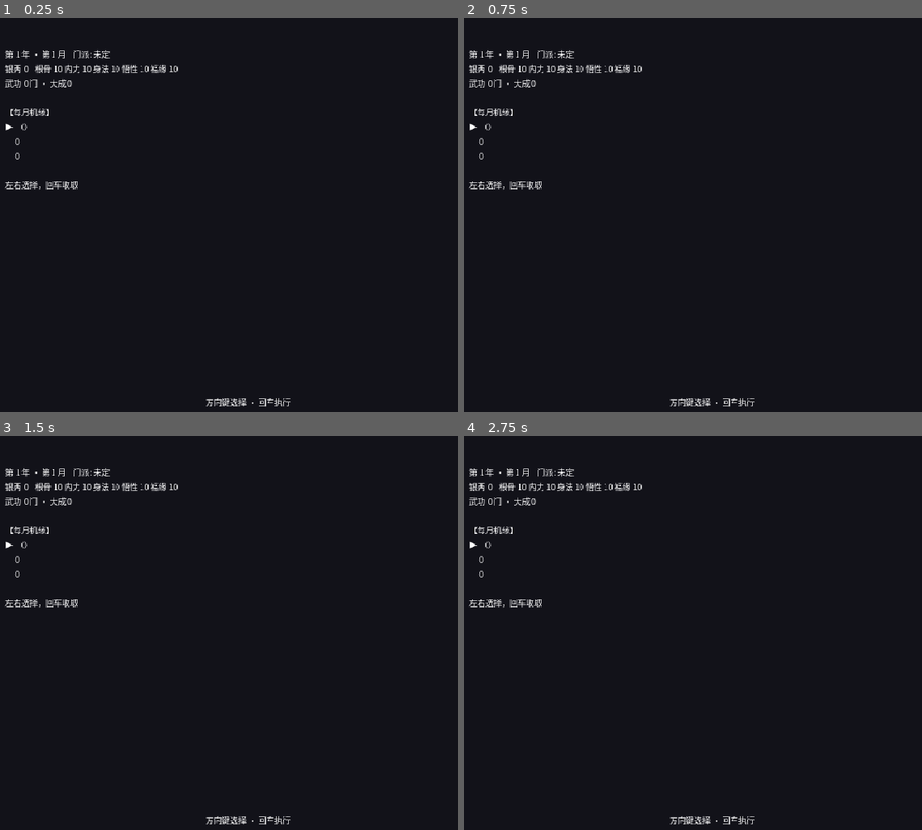
Above: before the commit, frames 1-4 (two rows, left to right).
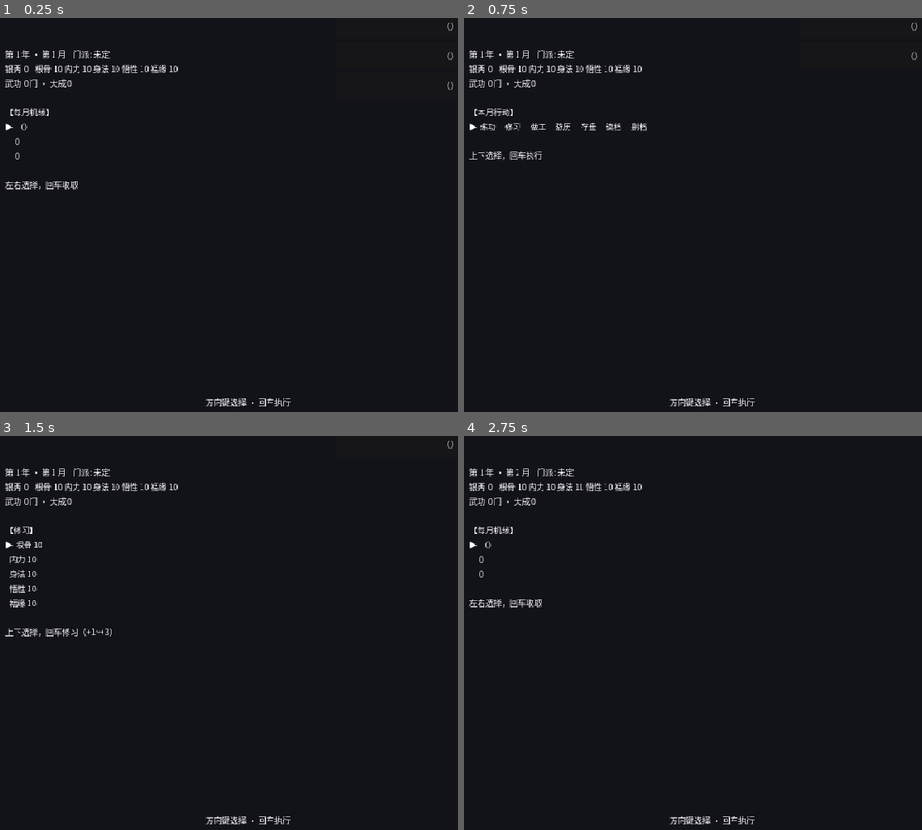
Above: after the commit, the same moments.

Repository: linxuhao/jinyong-heroes
Game: Godot game, scene res://scenes/segments/cultivation.tscn
Same seed, same stepped clock (60 frames per second), same inputs: the game is played once before the commit and once after it. This scene is started directly instead of the project's main scene. Sound files missing from this copy of the repository are replaced by a short silence.
Inputs (mouse positions are in pixels of both pictures, inside the frame that each line leads up to):
- Up to frame 1 (0.25 s): no input
- Up to frame 2 (0.75 s): click (912, 25) at 0.5 s, where only the run after the commit has a clickable "（）"
- Up to frame 3 (1.5 s): click (448, 443) at 1.25 s, where only the run after the commit has a clickable "（）"
- Up to frame 4 (2.75 s): click (912, 443) at 2 s, where only the run after the commit has a clickable "（）"

The runs differ from the first frame. In frame 1, less than 0.1% of the frame differs, in the area x 97-99%, y 1-19%; in frame 2, 0.7%; in frame 3, 0.7%, in the area x 1-99%, y 1-52%; in frame 4, less than 0.1%.
Error in both runs: Invalid access to property or key 'economy' on a base object of type 'Dictionary'. (res://scripts/autoload/save_manager.gd:382)

Commit message:
dpe_game/t_impl: cultivation_option_buttons [jinyong-touch] (3 file(s))

Diff:
--- a/scenes/segments/cultivation.tscn
+++ b/scenes/segments/cultivation.tscn
@@ -15,6 +15,7 @@
 anchors_preset = 15
 anchor_right = 1.0
 anchor_bottom = 1.0
+mouse_filter = 2
 theme_override_styles/panel = SubResource("StyleBoxFlat_backdrop")
 
 [node name="BodyLabel" type="Label" parent="."]
@@ -44,3 +45,11 @@
 offset_bottom = -16.0
 horizontal_alignment = 1
 text = "方向键选择 · 回车执行"
+
+[node name="OptionsBox" type="VBoxContainer" parent="."]
+anchors_preset = 0
+offset_left = 610.0
+offset_top = 80.0
+offset_right = 950.0
+offset_bottom = 620.0
+mouse_filter = 2
--- a/scripts/autoload/i18n.gd
+++ b/scripts/autoload/i18n.gd
@@ -416,6 +416,9 @@
 	"\n上下选择，回车拜入": "\nUp/down to choose, Enter to join",
 	"%s %s（%s）\n": "%s %s (%s)\n",
 	"%s %s  （%d/%d）\n": "%s %s  (%d/%d)\n",
+	"%s（%s）": "%s (%s)",
+	"%s（%d/%d）": "%s (%d/%d)",
+	"%s %d": "%s %d",
 	"钱财": "Wealth",
 	"兵刃": "Gear",
 	"成长": "Growth",
--- a/scripts/segments/cultivation.gd
+++ b/scripts/segments/cultivation.gd
@@ -88,6 +88,13 @@
 var _year_choice: int = 0
 var _switch_focus: int = 0
 var _delete_armed: bool = false
+
+## Surface: "CultOptionButton%d" -> pressed-signal wired (true iff the
+## button's pressed signal has a live connection). Re-snapshotted on every
+## OptionsBox rebuild, so the contract can assert the pool is WIRED, not just
+## present — a hittable button connected to nothing is the defect class the
+## click gate cannot see on a button it never clicks.
+var pressed_connected: Dictionary = {}
 
 
 func _ready() -> void:
@@ -476,6 +483,114 @@
 	phase = "ACTION_PICK"
 	_action_focus = 6
 	_render()
+
+
+# ---------------------------------------------------------------------------
+# Pointer path: the per-render option-button pool. A click sets the phase's
+# focus var and runs the EXISTING _on_accept() — one handler, two triggers,
+# zero forked logic (the keyboard branch above stays the single authority).
+# ---------------------------------------------------------------------------
+
+## Click delegate: focus := index, then _on_accept(). _on_accept's own guards
+## (_delete_armed reset, per-phase bounds/modulo) stay authoritative — no
+## phase logic is duplicated here.
+func _on_option_pressed(index: int) -> void:
+	match phase:
+		"YEAR_AUGMENT", "CARD_PICK":
+			_card_focus = index
+		"ACTION_PICK":
+			_action_focus = index
+		"GONGFA_PICK":
+			_gongfa_focus = index
+		"ATTR_PICK":
+			_attr_focus = index
+		"EVENT":
+			_event_focus = index
+		"YEAR_END":
+			_year_choice = index
+		"SECT_SWITCH":
+			_switch_focus = index
+		_:
+			return
+	_on_accept()
+
+
+## Rebuild the OptionsBox pool for the CURRENT phase. Children are freed
+## immediately (remove_child + free, never queue_free — renders are synchronous
+## and event-driven, so a queued free would leave stale buttons hittable inside
+## the same frame). One CultOptionButton{i} per option, in the SAME order with
+## the SAME labels as the BodyLabel rows (minus the ▶ marker). The box hides
+## when the phase offers nothing to pick (GONGFA_PICK with an empty unmastered
+## list — the keyboard path auto-returns to ACTION_PICK there; a defensive
+## EVENT with an unresolvable event id), and pressed_connected is re-snapshotted
+## after every rebuild (empty when the box is hidden) so the observable stays
+## truthful.
+func _rebuild_options_box() -> void:
+	var box: VBoxContainer = get_node_or_null("OptionsBox") as VBoxContainer
+	if box == null:
+		return
+	for child in box.get_children():
+		box.remove_child(child)
+		child.free()
+	var labels: Array[String] = []
+	match phase:
+		"YEAR_AUGMENT":
+			for c in _yearly_cards:
+				labels.append(_card_button_label(c))
+		"CARD_PICK":
+			for c in _monthly_cards:
+				labels.append(_card_button_label(c))
+		"ACTION_PICK":
+			var action_labels: Array[String] = ["练功", "修习", "做工", "游历", "存盘", "读档", "删档"]
+			for label in action_labels:
+				labels.append(tr(label))
+		"GONGFA_PICK":
+			var ids: Array[String] = _unmastered_ids()
+			for i in range(ids.size()):
+				var gid: String = ids[i]
+				var entry: Dictionary = SaveManager.profile.get_gongfa(gid)
+				labels.append(tr("%s（%d/%d）") % [
+					tr(ProgressionGongfaData.display_name_of(gid)),
+					int(entry.get("practice", 0)),
+					int(ProgressionGongfaData.PRACTICE_TO_MASTER.get(entry.get("grade", "D"), 4)),
+				])
+		"ATTR_PICK":
+			for i in range(PlayerProfile.ATTR_KEYS.size()):
+				var key: String = PlayerProfile.ATTR_KEYS[i]
+				labels.append(tr("%s %d") % [_attr_label(key), SaveManager.profile.get_attr(key)])
+		"EVENT":
+			var def = EventData.def(event_id)
+			if def != null:
+				labels.append(tr(str(def.option_a.label)))
+				labels.append(tr(str(def.option_b.label)))
+		"YEAR_END":
+			var year_labels: Array[String] = ["留在本门", "另投他派"]
+			for label in year_labels:
+				labels.append(tr(label))
+		"SECT_SWITCH":
+			for row in ProgressionGongfaData.SECTS:
+				labels.append(tr(str(row["display_name"])))
+	box.visible = not labels.is_empty()
+	pressed_connected = {}
+	for i in range(labels.size()):
+		var btn := Button.new()
+		btn.name = "CultOptionButton%d" % i
+		btn.text = labels[i]
+		btn.focus_mode = Control.FOCUS_NONE
+		btn.custom_minimum_size = Vector2(240, 40)
+		btn.size_flags_horizontal = Control.SIZE_EXPAND_FILL
+		btn.pressed.connect(_on_option_pressed.bind(i))
+		box.add_child(btn)
+		pressed_connected["CultOptionButton%d" % i] = btn.get_signal_connection_list("pressed").size() > 0
+
+
+## Button label for a drawn card: the same name + category the BodyLabel card
+## row shows, minus the ▶ marker.
+func _card_button_label(card: Dictionary) -> String:
+	return tr("%s（%s）") % [
+		tr(str(card.get("display_name", ""))),
+		_category_label(str(card.get("category", ""))),
+	]
 
 
 # ---------------------------------------------------------------------------
@@ -733,6 +848,7 @@
 				text += "%s %s\n" % [marker, tr(str(row["display_name"]))]
 			text += tr("\n上下选择，回车拜入")
 	body.text = text
+	_rebuild_options_box()
 
 
 func _card_rows(cards: Array, focus: int) -> String:
